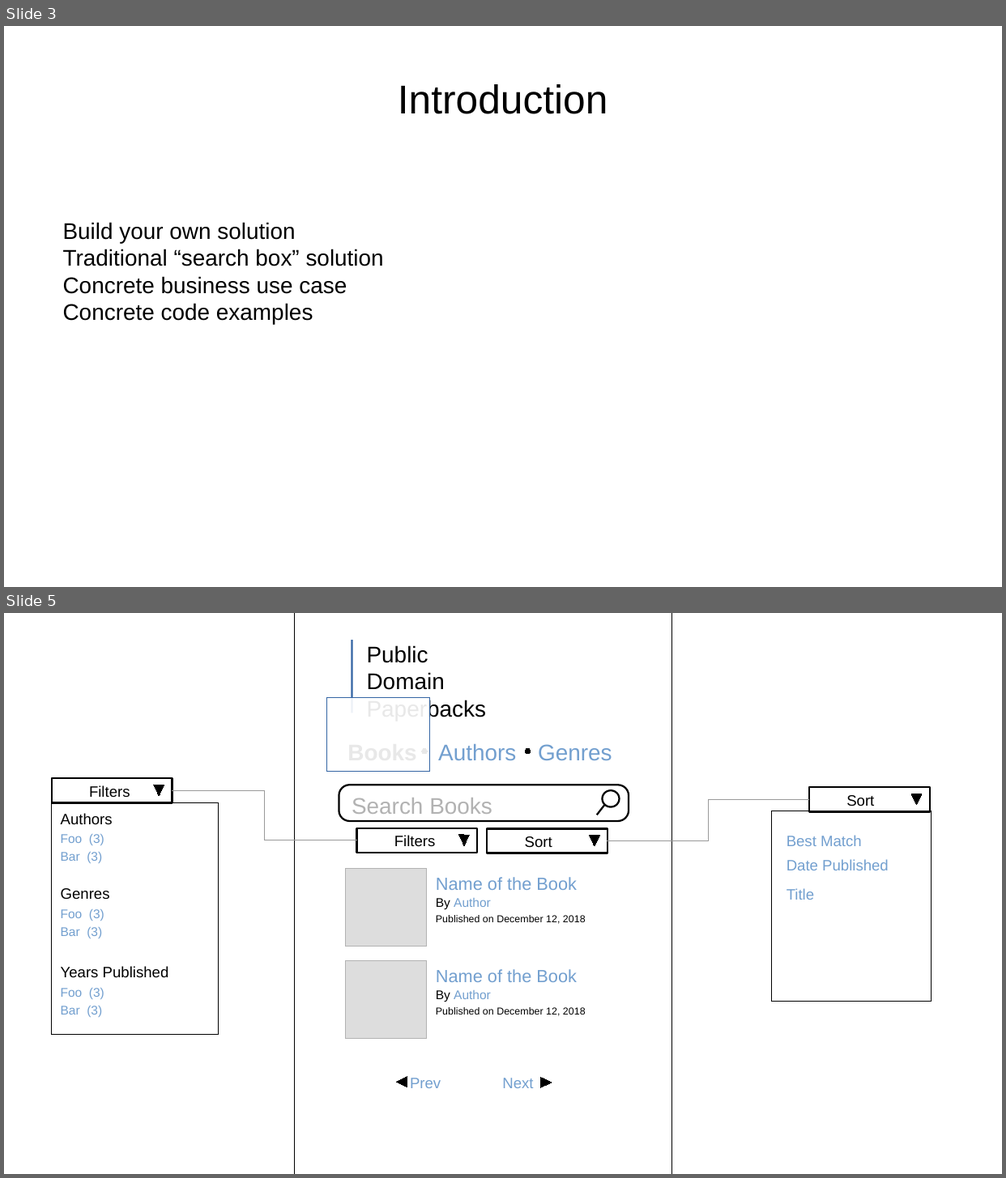
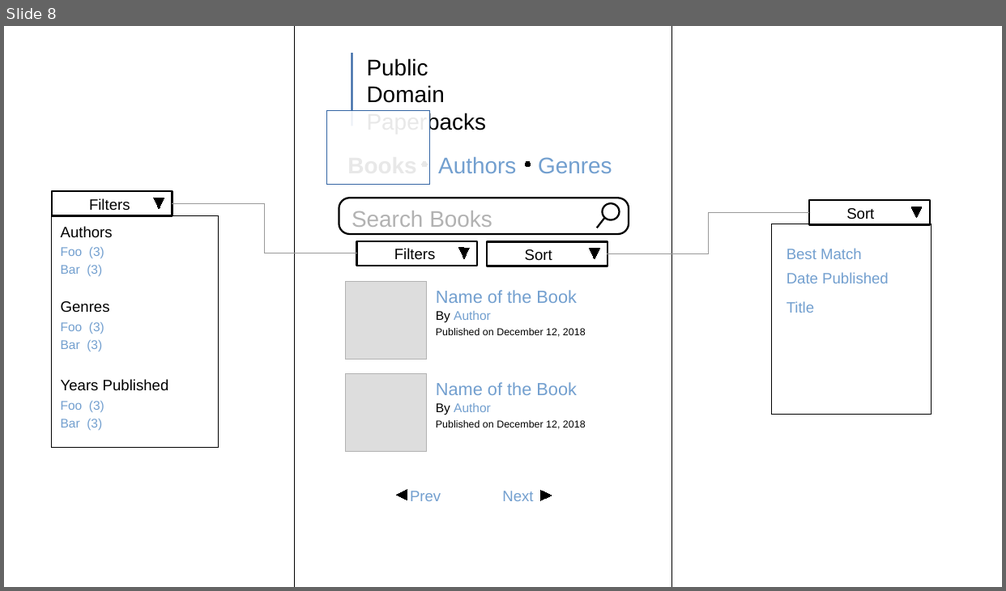
Before and after one commit to chriscressman/architecting-a-search-feature, a slide deck: presentation.odp. Shown one above the other, each under a label of ours: slides 3 and 5 before the commit, slide 8 after it; the slides between them are not shown. The pictures are 1006x1178 and 1006x591 pixels, drawn with LibreOffice and Linux fonts; fonts in the diff are those of the drawing. Boxes give left, top, right and bottom in pixels: in the first picture for what was removed or moved away, otherwise in the second. Text is boxed around its words. In the diff, an @@ line names an element or a change of style, - is before the commit and + after.

```diff
--- a/presentation.odp
+++ b/presentation.odp
@@ slide 3 removed at bbox=[4, 26, 1002, 587], background #FFFFFF @@
@@ subtitle removed at bbox=[398, 84, 607, 114] @@
-Introduction
@@ text removed at bbox=[63, 222, 384, 325] @@
-Build your own solution
-Traditional “search box” solution
-Concrete business use case
-Concrete code examples
@@ what was slide 5 is now slide 8 @@
```
Also in this commit, not shown: 65 slides added, 3 other slides removed.
